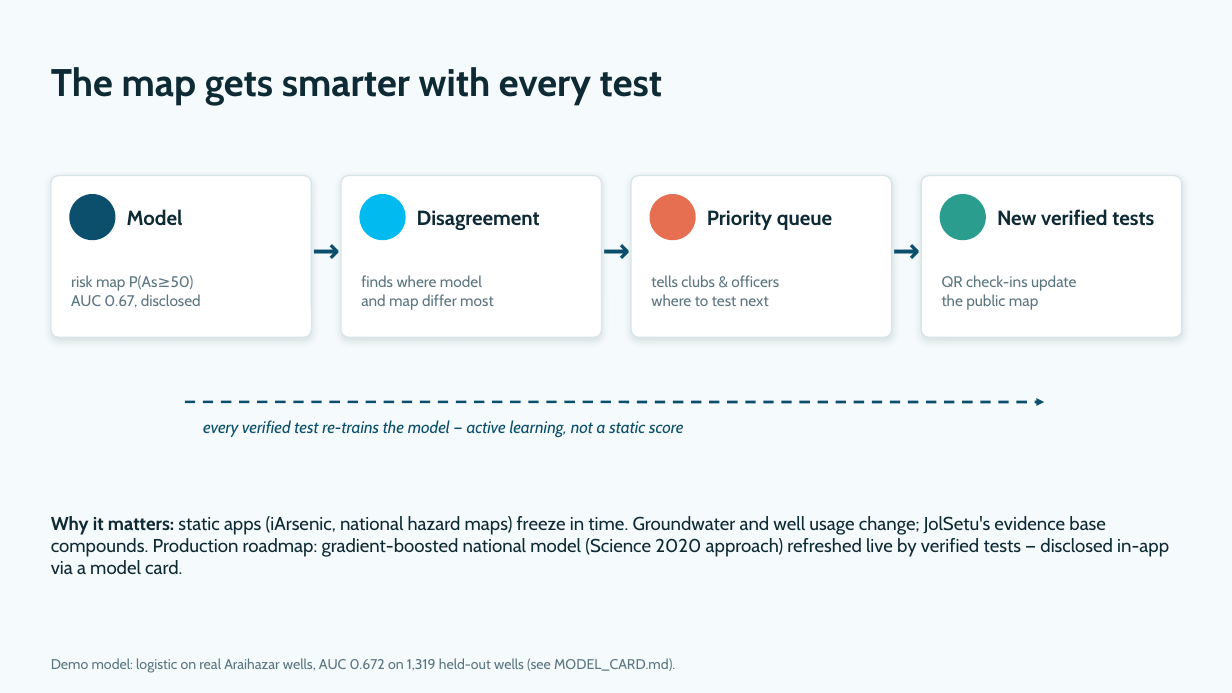
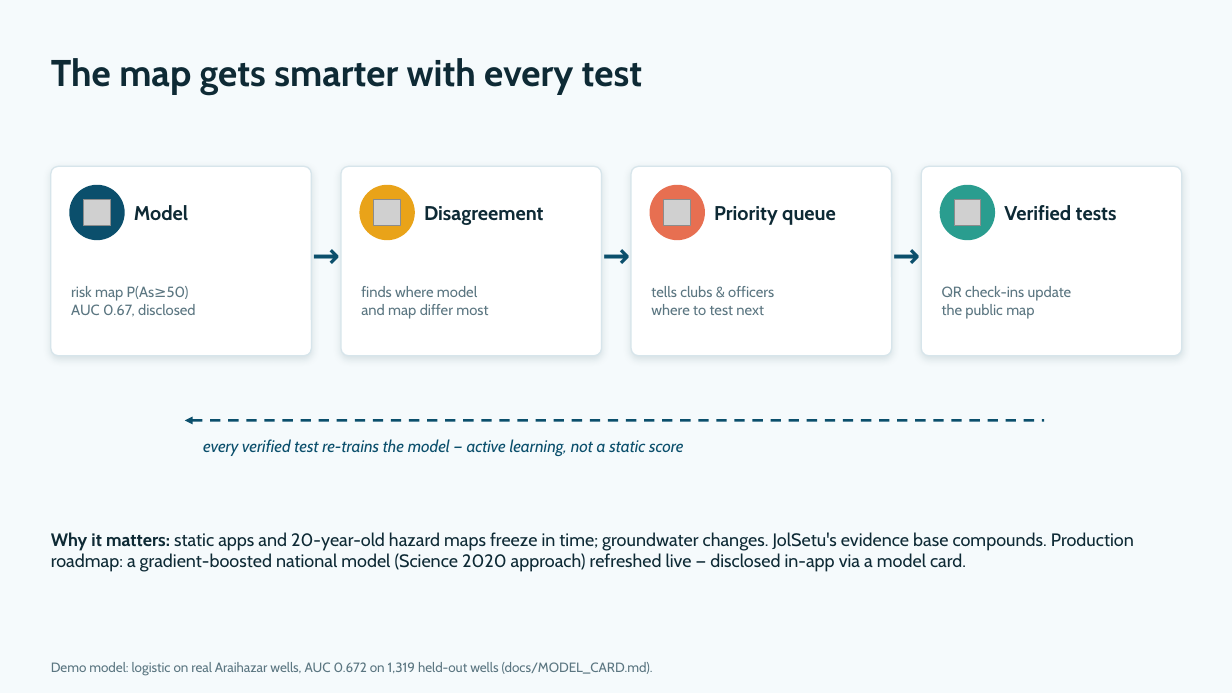
Before and after one commit to rudra496/jolsetu, a slide deck: slide 11 of JolSetu_Xylem2026_Pitch.pptx (slide 8 before the commit). Drawn at 1232x693 pixels with LibreOffice and Linux fonts; fonts in the diff are those of the drawing; grey boxes stand for pictures. Boxes give left, top, right and bottom in pixels: in the first picture for what was removed or moved away, otherwise in the second. Text is boxed around its words. In the diff, an @@ line names an element or a change of style, - is before the commit and + after.

```diff
--- a/JolSetu_Xylem2026_Pitch.pptx
+++ b/JolSetu_Xylem2026_Pitch.pptx
@@ text "The map gets smarter with ...": place and size @@
-text "The map gets smarter with ..." at <box>51,67,663,105</box>
+text "The map gets smarter with ..." at <box>51,58,643,95</box>
@@ text "The map gets smarter with ..." at <box>51,58,643,95</box>: size 30 to 29 pt @@
@@ rounded rectangle: place and size @@
-rounded rectangle at <box>51,176,311,337</box>
+rounded rectangle at <box>51,166,311,356</box>
@@ rounded rectangle: place and size @@
-rounded rectangle at <box>341,176,602,337</box>
+rounded rectangle at <box>341,166,602,356</box>
@@ rounded rectangle: place and size @@
-rounded rectangle at <box>631,176,892,337</box>
+rounded rectangle at <box>631,166,892,356</box>
@@ proportions changed in 4 elements at <box>51,166,311,356</box>, <box>341,166,602,356</box>, <box>631,166,892,356</box>, <box>921,166,1182,356</box> @@
@@ rounded rectangle: place and size @@
-rounded rectangle at <box>921,176,1182,337</box>
+rounded rectangle at <box>921,166,1182,356</box>
@@ ellipse: place and size @@
-ellipse at <box>69,194,116,240</box>
+ellipse at <box>69,185,125,240</box>
@@ picture added at <box>84,200,111,226</box> @@
@@ text "Model": place and size @@
-text "Model" at <box>127,209,183,225</box>
+text "Model" at <box>134,205,188,221</box>
@@ ellipse: place and size @@
-ellipse at <box>360,194,406,240</box>
+ellipse at <box>360,185,415,240</box>
@@ ellipse at <box>360,185,415,240</box>: fill #01BAEF to #E9A319 @@
@@ picture added at <box>374,200,401,226</box> @@
@@ size 16 to 15.5 pt in 3 elements at <box>134,205,188,221</box>, <box>714,206,836,225</box>, <box>424,206,543,225</box> @@
@@ text "Disagreement": place and size @@
-text "Disagreement" at <box>417,210,540,230</box>
+text "Disagreement" at <box>424,206,543,225</box>
@@ ellipse: place and size @@
-ellipse at <box>650,194,696,240</box>
+ellipse at <box>650,185,705,240</box>
@@ picture added at <box>665,200,691,226</box> @@
@@ text "Priority queue": place and size @@
-text "Priority queue" at <box>707,210,832,230</box>
+text "Priority queue" at <box>714,206,836,225</box>
@@ ellipse: place and size @@
-ellipse at <box>940,194,986,240</box>
+ellipse at <box>940,185,995,240</box>
@@ picture added at <box>955,200,982,226</box> @@
@@ text at <box>1004,205,1117,221</box>: text changed; size 16 to 15.5 pt @@
-New verified tests
+Verified tests
@@ 3 texts: place and size @@
-3 texts at <box>306,226,927,273</box>
+3 texts at <box>306,231,927,277</box>
@@ size 12 to 11.5 pt in 4 elements at <box>71,286,196,317</box>, <box>361,286,488,319</box>, <box>651,286,774,315</box>, <box>942,286,1072,319</box> @@
@@ arrow moved from (185, 402) - (1044, 402) to (185, 421) - (1044, 421) @@
@@ arrow (185, 421) - (1044, 421): arrowheads changed @@
@@ text "every verified test re-trains the ...": place and size @@
-text "every verified test re-trains the ..." at <box>203,420,684,437</box>
+text "every verified test re-trains the ..." at <box>203,439,684,456</box>
@@ text at <box>51,532,1134,572</box>: text changed; size 14.5 to 14 pt @@
-Why it matters: static apps (iArsenic, national hazard maps) freeze in time. Groundwater and well usage change; JolSetu's evidence base compounds. Production roadmap: gradient-boosted national model (Science 2020 approach) refreshed live by verified tests — disclosed in-app via a model card.
+Why it matters: static apps and 20-year-old hazard maps freeze in time; groundwater changes. JolSetu's evidence base compounds. Production roadmap: a gradient-boosted national model (Science 2020 approach) refreshed live — disclosed in-app via a model card.
@@ text at <box>51,662,653,676</box>: text changed; size 11 to 10.5 pt @@
-Demo model: logistic on real Araihazar wells, AUC 0.672 on 1,319 held-out wells (see MODEL_CARD.md).
+Demo model: logistic on real Araihazar wells, AUC 0.672 on 1,319 held-out wells (docs/MODEL_CARD.md).
```
Also in this commit, not shown: 11 other slides changed, 3 slides added, 1 slide removed, 1 other file.
